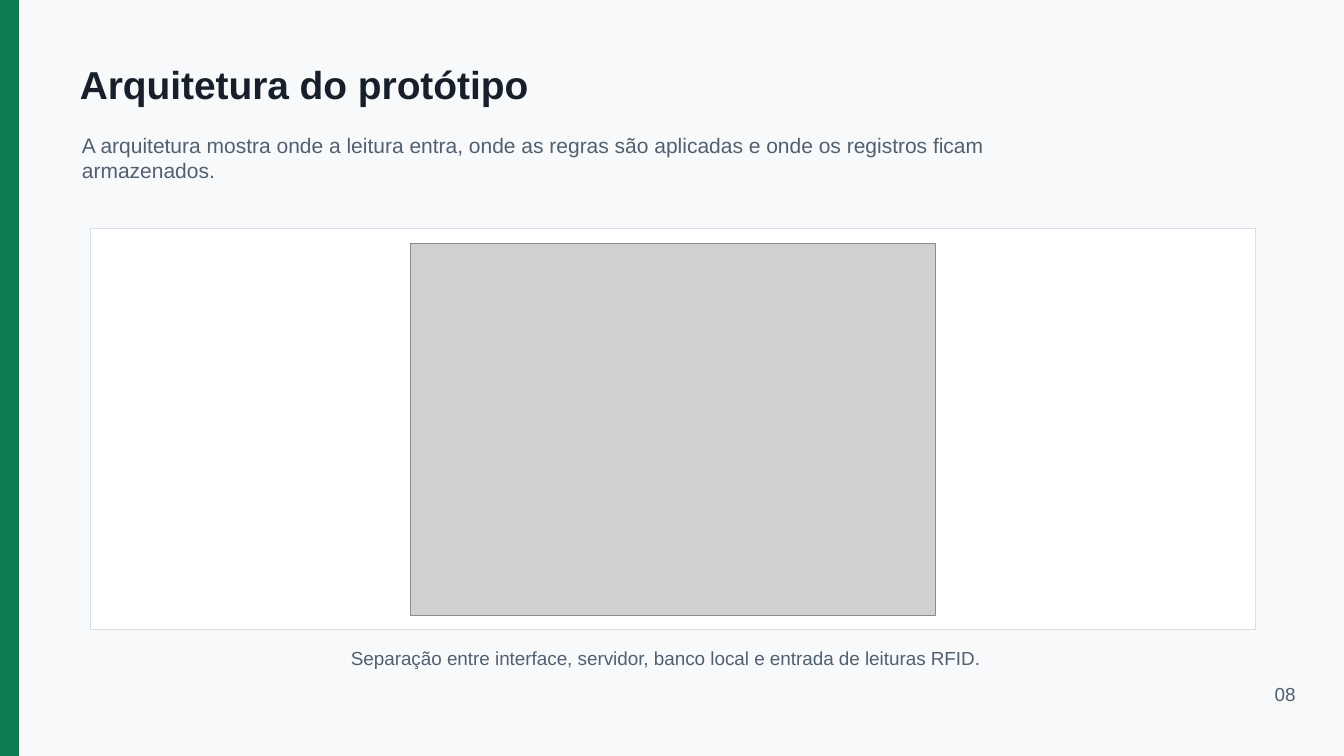
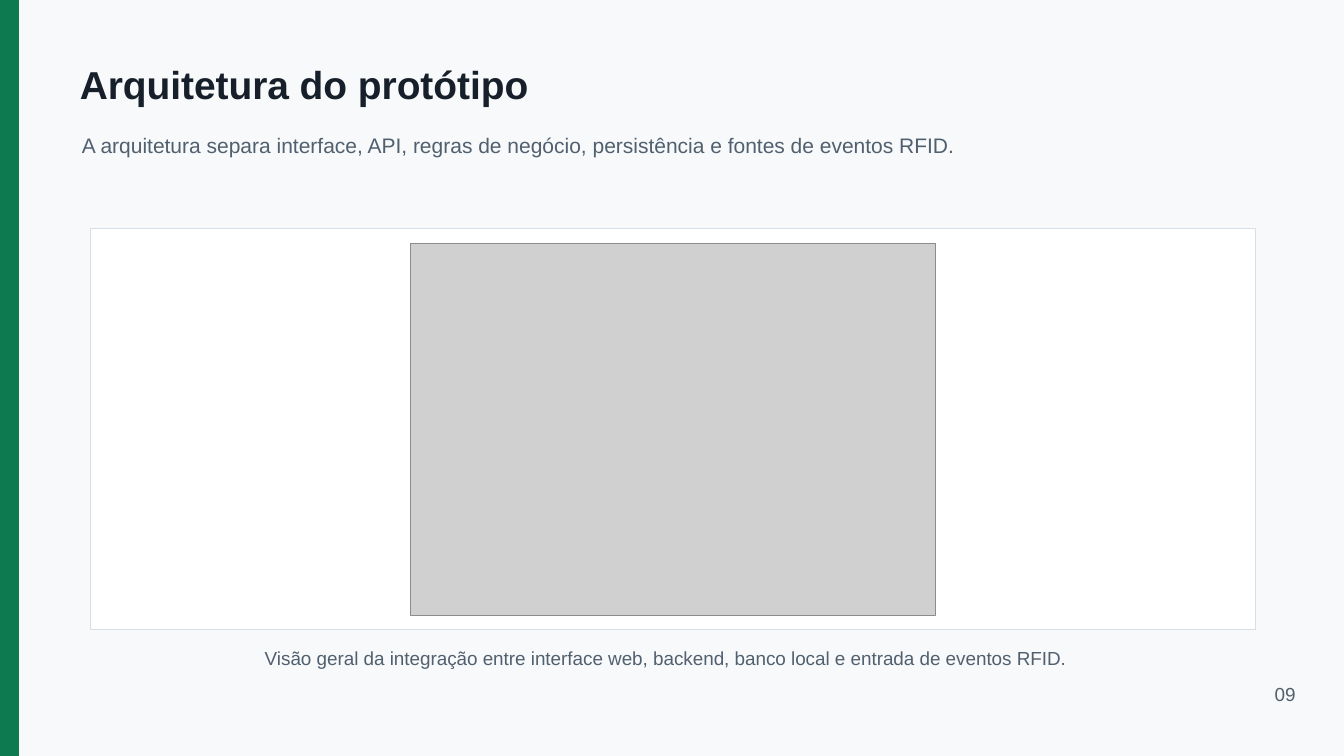
Before and after one commit to EzekLobo/InventoryRFID, a slide deck: slide 9 of docs/tcc/apresentacao-inventoryrfid-15min.pptx (slide 8 before the commit). Drawn at 1344x756 pixels with LibreOffice and Linux fonts; fonts in the diff are those of the drawing; grey boxes stand for pictures. Boxes give left, top, right and bottom in pixels: in the first picture for what was removed or moved away, otherwise in the second. Text is boxed around its words. In the diff, an @@ line names an element or a change of style, - is before the commit and + after.

```diff
--- a/docs/tcc/apresentacao-inventoryrfid-15min.pptx
+++ b/docs/tcc/apresentacao-inventoryrfid-15min.pptx
@@ text at bbox=[82, 137, 954, 157]: text changed @@
-A arquitetura mostra onde a leitura entra, onde as regras são aplicadas e onde os registros ficam armazenados.
+A arquitetura separa interface, API, regras de negócio, persistência e fontes de eventos RFID.
@@ text at bbox=[265, 651, 1066, 669]: text changed @@
-Separação entre interface, servidor, banco local e entrada de leituras RFID.
+Visão geral da integração entre interface web, backend, banco local e entrada de eventos RFID.
@@ text at bbox=[1275, 688, 1296, 701]: text changed @@
-08
+09
```
Also in this commit, not shown: 13 other slides changed, 4 slides added, 3 slides removed.
